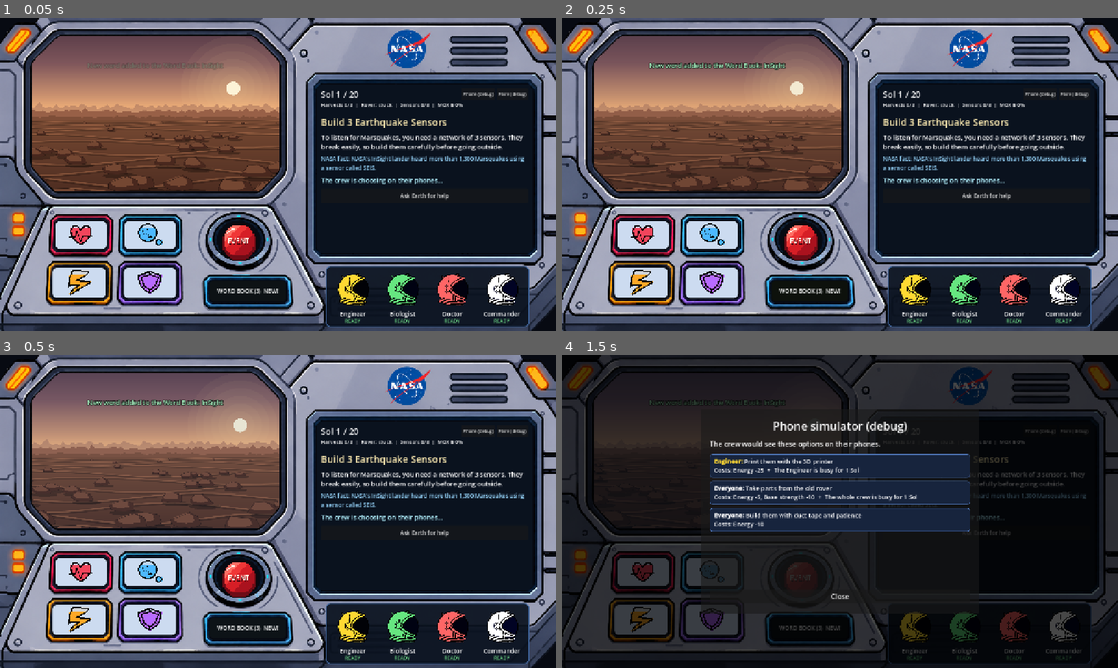
Above: before the commit, frames 1-4 (two rows, left to right).
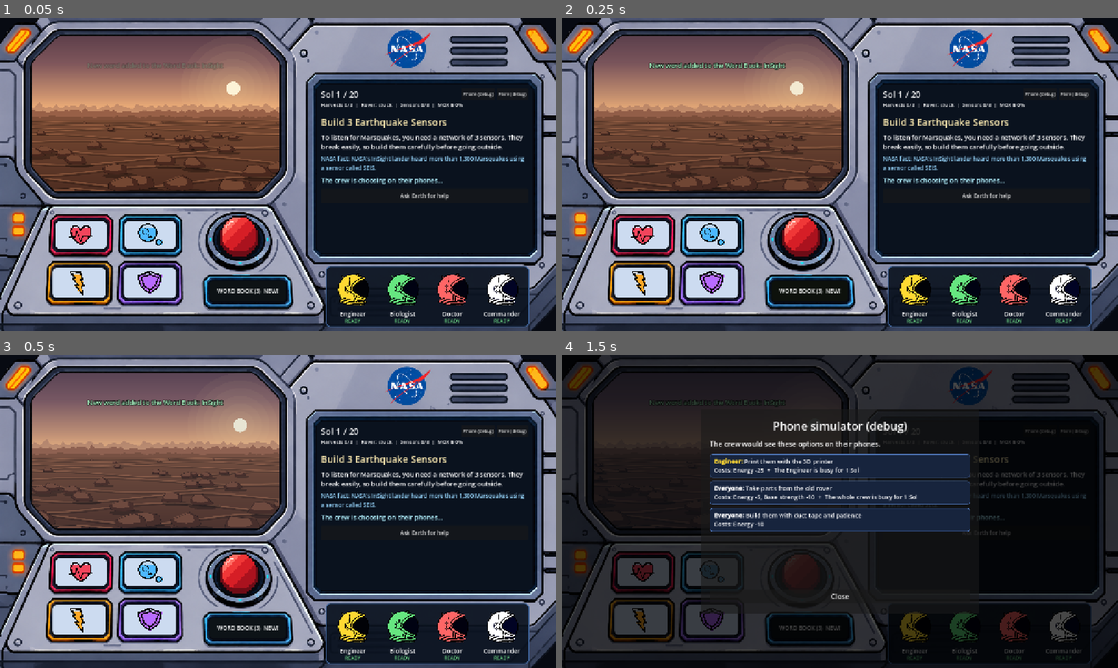
Above: after the commit, the same moments.

Repository: a930853/NasaHackaton_2026
Game: Godot game, scene res://Scenes/Gameplay.tscn
Two runs of this game, one before a commit and one after it. Both use one fixed random seed, a clock stepped at 60 frames per second and the inputs below. This scene is started directly instead of the project's main scene.
Inputs:
- Up to frame 1 (0.05 s): no input
- Up to frame 2 (0.25 s): no input
- Up to frame 3 (0.5 s): no input
- Up to frame 4 (1.5 s): click "Phone (debug)" at 0.5 s; click "Flare (debug)" at 1.25 s

The runs differ from the first frame. In frame 1, 0.7% of the frame differs, in the area x 12-47%, y 63-89%; in frame 2, 0.7%; in frame 3, 0.7%; in frame 4, 0.3%.

Commit message:
CAmbio de UI gameplay

Diff:
--- a/game/Scenes/MainUI.tscn
+++ b/game/Scenes/MainUI.tscn
@@ -1,17 +1,10 @@
-[gd_scene format=3]
-
-[ext_resource type="Script" path="res://Scripts/main_ui.gd" id="1_mainui"]
-[ext_resource type="Script" path="res://Scripts/mars_view.gd" id="2_mars"]
-[ext_resource type="Script" path="res://Scripts/glossary_view.gd" id="3_glossary"]
-[ext_resource type="Texture2D" path="res://Images/hud_frame.png" id="4_frame"]
-[ext_resource type="Script" path="res://Scripts/crew_panel.gd" id="6_crew"]
-[ext_resource type="LabelSettings" uid="uid://d4nqt6gbcthqp" path="res://TextFonts/Subtitulo.tres" id="5_title"]
-
-[sub_resource type="StyleBoxFlat" id="StyleBoxFlat_dim"]
-bg_color = Color(0, 0, 0, 0.58)
-
-[sub_resource type="StyleBoxFlat" id="StyleBoxFlat_screen"]
-bg_color = Color(0.04, 0.07, 0.12, 1)
+[gd_scene format=3 uid="uid://cn3cpbs4gnocq"]
+
+[ext_resource type="Script" uid="uid://dbpkvyd54kwe7" path="res://Scripts/main_ui.gd" id="1_mainui"]
+[ext_resource type="Script" uid="uid://688gxm70ml8u" path="res://Scripts/mars_view.gd" id="2_mars"]
+[ext_resource type="Script" uid="uid://d4nu4h30kcwew" path="res://Scripts/glossary_view.gd" id="3_glossary"]
+[ext_resource type="Texture2D" uid="uid://c4s1oejvjm10u" path="res://Images/hud_frame.png" id="4_frame"]
+[ext_resource type="Script" uid="uid://e5c8bk6rssqt" path="res://Scripts/crew_panel.gd" id="6_crew"]
 
 [sub_resource type="LabelSettings" id="LabelSettings_timer"]
 font_size = 26
@@ -25,7 +18,10 @@
 outline_size = 5
 outline_color = Color(0, 0, 0, 1)
 
-[node name="MainUI" type="Control"]
+[sub_resource type="StyleBoxFlat" id="StyleBoxFlat_screen"]
+bg_color = Color(0.04, 0.07, 0.12, 1)
+
+[node name="MainUI" type="Control" unique_id=83195144]
 layout_mode = 3
 anchors_preset = 15
 anchor_right = 1.0
@@ -34,7 +30,7 @@
 grow_vertical = 2
 script = ExtResource("1_mainui")
 
-[node name="Backdrop" type="ColorRect" parent="."]
+[node name="Backdrop" type="ColorRect" parent="." unique_id=1948162967]
 layout_mode = 1
 anchors_preset = 15
 anchor_right = 1.0
@@ -44,15 +40,14 @@
 mouse_filter = 2
 color = Color(0.03, 0.04, 0.07, 1)
 
-[node name="MarsWindow" type="Control" parent="."]
+[node name="MarsWindow" type="Control" parent="." unique_id=1202045743]
 unique_name_in_owner = true
 layout_mode = 1
 anchors_preset = 0
 mouse_filter = 2
 script = ExtResource("2_mars")
 
-
-[node name="TimerLabel" type="Label" parent="MarsWindow"]
+[node name="TimerLabel" type="Label" parent="MarsWindow" unique_id=1221123442]
 unique_name_in_owner = true
 visible = false
 layout_mode = 1
@@ -64,12 +59,11 @@
 offset_right = 160.0
 offset_bottom = 50.0
 grow_horizontal = 2
-mouse_filter = 2
 text = "Hurry up! 20 s"
 label_settings = SubResource("LabelSettings_timer")
 horizontal_alignment = 1
 
-[node name="ToastLabel" type="Label" parent="MarsWindow"]
+[node name="ToastLabel" type="Label" parent="MarsWindow" unique_id=990562342]
 unique_name_in_owner = true
 layout_mode = 1
 anchors_preset = 10
@@ -77,72 +71,64 @@
 offset_top = 56.0
 offset_bottom = 84.0
 grow_horizontal = 2
-mouse_filter = 2
 text = "New word"
 label_settings = SubResource("LabelSettings_toast")
 horizontal_alignment = 1
 autowrap_mode = 3
 
-[node name="RightScreen" type="PanelContainer" parent="."]
-unique_name_in_owner = true
-layout_mode = 1
-anchors_preset = 0
+[node name="RightScreen" type="PanelContainer" parent="." unique_id=122116086]
+unique_name_in_owner = true
+layout_mode = 1
 theme_override_styles/panel = SubResource("StyleBoxFlat_screen")
 
-[node name="ScreenMargin" type="MarginContainer" parent="RightScreen"]
+[node name="ScreenMargin" type="MarginContainer" parent="RightScreen" unique_id=464917084]
 layout_mode = 2
 theme_override_constants/margin_left = 10
 theme_override_constants/margin_top = 8
 theme_override_constants/margin_right = 10
 theme_override_constants/margin_bottom = 8
 
-[node name="ScreenVBox" type="VBoxContainer" parent="RightScreen/ScreenMargin"]
+[node name="ScreenVBox" type="VBoxContainer" parent="RightScreen/ScreenMargin" unique_id=619240354]
 layout_mode = 2
 theme_override_constants/separation = 6
 
-[node name="Header" type="VBoxContainer" parent="RightScreen/ScreenMargin/ScreenVBox"]
+[node name="Header" type="VBoxContainer" parent="RightScreen/ScreenMargin/ScreenVBox" unique_id=1625351163]
 layout_mode = 2
 theme_override_constants/separation = 2
 
-[node name="HeaderRow" type="HBoxContainer" parent="RightScreen/ScreenMargin/ScreenVBox/Header"]
+[node name="HeaderRow" type="HBoxContainer" parent="RightScreen/ScreenMargin/ScreenVBox/Header" unique_id=1640983191]
 layout_mode = 2
 theme_override_constants/separation = 4
 
-[node name="SolLabel" type="Label" parent="RightScreen/ScreenMargin/ScreenVBox/Header/HeaderRow"]
+[node name="SolLabel" type="Label" parent="RightScreen/ScreenMargin/ScreenVBox/Header/HeaderRow" unique_id=425113448]
 unique_name_in_owner = true
 layout_mode = 2
 size_flags_horizontal = 3
 theme_override_font_sizes/font_size = 20
 text = "Sol 1 / 20"
 
-
-[node name="DebugOptionsButton" type="Button" parent="RightScreen/ScreenMargin/ScreenVBox/Header/HeaderRow"]
+[node name="DebugOptionsButton" type="Button" parent="RightScreen/ScreenMargin/ScreenVBox/Header/HeaderRow" unique_id=1072151615]
 unique_name_in_owner = true
 layout_mode = 2
 focus_mode = 0
 theme_override_font_sizes/font_size = 10
 text = "Phone (debug)"
 
-
-
-
-[node name="DebugFlareButton" type="Button" parent="RightScreen/ScreenMargin/ScreenVBox/Header/HeaderRow"]
+[node name="DebugFlareButton" type="Button" parent="RightScreen/ScreenMargin/ScreenVBox/Header/HeaderRow" unique_id=1043366535]
 unique_name_in_owner = true
 layout_mode = 2
 focus_mode = 0
 theme_override_font_sizes/font_size = 10
 text = "Flare (debug)"
 
-
-[node name="ObjectivesLabel" type="Label" parent="RightScreen/ScreenMargin/ScreenVBox/Header"]
+[node name="ObjectivesLabel" type="Label" parent="RightScreen/ScreenMargin/ScreenVBox/Header" unique_id=1480831685]
 unique_name_in_owner = true
 layout_mode = 2
 theme_override_font_sizes/font_size = 12
 text = "Goals"
 autowrap_mode = 3
 
-
-[node name="ConditionsLabel" type="Label" parent="RightScreen/ScreenMargin/ScreenVBox/Header"]
+[node name="ConditionsLabel" type="Label" parent="RightScreen/ScreenMargin/ScreenVBox/Header" unique_id=528163909]
 unique_name_in_owner = true
 visible = false
 layout_mode = 2
@@ -151,25 +137,24 @@
 text = "Problems"
 autowrap_mode = 3
 
-
-[node name="HeaderLine" type="HSeparator" parent="RightScreen/ScreenMargin/ScreenVBox"]
-layout_mode = 2
-
-[node name="Views" type="MarginContainer" parent="RightScreen/ScreenMargin/ScreenVBox"]
+[node name="HeaderLine" type="HSeparator" parent="RightScreen/ScreenMargin/ScreenVBox" unique_id=67955704]
+layout_mode = 2
+
+[node name="Views" type="MarginContainer" parent="RightScreen/ScreenMargin/ScreenVBox" unique_id=1706851565]
 layout_mode = 2
 size_flags_vertical = 3
 
-[node name="DecisionsView" type="ScrollContainer" parent="RightScreen/ScreenMargin/ScreenVBox/Views"]
+[node name="DecisionsView" type="ScrollContainer" parent="RightScreen/ScreenMargin/ScreenVBox/Views" unique_id=132587599]
 unique_name_in_owner = true
 layout_mode = 2
 horizontal_scroll_mode = 0
 
-[node name="DecisionsVBox" type="VBoxContainer" parent="RightScreen/ScreenMargin/ScreenVBox/Views/DecisionsView"]
+[node name="DecisionsVBox" type="VBoxContainer" parent="RightScreen/ScreenMargin/ScreenVBox/Views/DecisionsView" unique_id=1586905563]
 layout_mode = 2
 size_flags_horizontal = 3
 theme_override_constants/separation = 8
 
-[node name="SummaryLabel" type="Label" parent="RightScreen/ScreenMargin/ScreenVBox/Views/DecisionsView/DecisionsVBox"]
+[node name="SummaryLabel" type="Label" parent="RightScreen/ScreenMargin/ScreenVBox/Views/DecisionsView/DecisionsVBox" unique_id=164855305]
 unique_name_in_owner = true
 visible = false
 layout_mode = 2
@@ -178,7 +163,7 @@
 text = "Morning news"
 autowrap_mode = 3
 
-[node name="TitleLabel" type="Label" parent="RightScreen/ScreenMargin/ScreenVBox/Views/DecisionsView/DecisionsVBox"]
+[node name="TitleLabel" type="Label" parent="RightScreen/ScreenMargin/ScreenVBox/Views/DecisionsView/DecisionsVBox" unique_id=1377114640]
 unique_name_in_owner = true
 layout_mode = 2
 theme_override_colors/font_color = Color(1, 0.93, 0.7, 1)
@@ -186,7 +171,7 @@
 text = "Event title"
 autowrap_mode = 3
 
-[node name="DescriptionLabel" type="RichTextLabel" parent="RightScreen/ScreenMargin/ScreenVBox/Views/DecisionsView/DecisionsVBox"]
+[node name="DescriptionLabel" type="RichTextLabel" parent="RightScreen/ScreenMargin/ScreenVBox/Views/DecisionsView/DecisionsVBox" unique_id=1378843001]
 unique_name_in_owner = true
 layout_mode = 2
 theme_override_font_sizes/normal_font_size = 15
@@ -196,7 +181,7 @@
 fit_content = true
 scroll_active = false
 
-[node name="NasaFactLabel" type="Label" parent="RightScreen/ScreenMargin/ScreenVBox/Views/DecisionsView/DecisionsVBox"]
+[node name="NasaFactLabel" type="Label" parent="RightScreen/ScreenMargin/ScreenVBox/Views/DecisionsView/DecisionsVBox" unique_id=1349403788]
 unique_name_in_owner = true
 layout_mode = 2
 theme_override_colors/font_color = Color(0.6, 0.85, 1, 1)
@@ -204,7 +189,7 @@
 text = "NASA fact"
 autowrap_mode = 3
 
-[node name="HintLabel" type="Label" parent="RightScreen/ScreenMargin/ScreenVBox/Views/DecisionsView/DecisionsVBox"]
+[node name="HintLabel" type="Label" parent="RightScreen/ScreenMargin/ScreenVBox/Views/DecisionsView/DecisionsVBox" unique_id=775744673]
 unique_name_in_owner = true
 visible = false
 layout_mode = 2
@@ -213,7 +198,7 @@
 text = "Hint from Earth"
 autowrap_mode = 3
 
-[node name="WaitingLabel" type="Label" parent="RightScreen/ScreenMargin/ScreenVBox/Views/DecisionsView/DecisionsVBox"]
+[node name="WaitingLabel" type="Label" parent="RightScreen/ScreenMargin/ScreenVBox/Views/DecisionsView/DecisionsVBox" unique_id=1718566714]
 unique_name_in_owner = true
 layout_mode = 2
 theme_override_colors/font_color = Color(0.7, 0.95, 1, 1)
@@ -221,7 +206,7 @@
 text = "The crew is choosing on their phones..."
 autowrap_mode = 3
 
-[node name="FeedbackLabel" type="RichTextLabel" parent="RightScreen/ScreenMargin/ScreenVBox/Views/DecisionsView/DecisionsVBox"]
+[node name="FeedbackLabel" type="RichTextLabel" parent="RightScreen/ScreenMargin/ScreenVBox/Views/DecisionsView/DecisionsVBox" unique_id=1532560419]
 unique_name_in_owner = true
 visible = false
 layout_mode = 2
@@ -232,52 +217,52 @@
 fit_content = true
 scroll_active = false
 
-[node name="ContinueButton" type="Button" parent="RightScreen/ScreenMargin/ScreenVBox/Views/DecisionsView/DecisionsVBox"]
+[node name="ContinueButton" type="Button" parent="RightScreen/ScreenMargin/ScreenVBox/Views/DecisionsView/DecisionsVBox" unique_id=1721989252]
 unique_name_in_owner = true
 visible = false
 custom_minimum_size = Vector2(0, 44)
 layout_mode = 2
 text = "Continue"
 
-[node name="EarthHelpButton" type="Button" parent="RightScreen/ScreenMargin/ScreenVBox/Views/DecisionsView/DecisionsVBox"]
+[node name="EarthHelpButton" type="Button" parent="RightScreen/ScreenMargin/ScreenVBox/Views/DecisionsView/DecisionsVBox" unique_id=1935442003]
 unique_name_in_owner = true
 custom_minimum_size = Vector2(0, 34)
 layout_mode = 2
 theme_override_font_sizes/font_size = 13
 text = "Ask Earth for help"
 
-[node name="StatView" type="VBoxContainer" parent="RightScreen/ScreenMargin/ScreenVBox/Views"]
+[node name="StatView" type="VBoxContainer" parent="RightScreen/ScreenMargin/ScreenVBox/Views" unique_id=280209087]
 unique_name_in_owner = true
 visible = false
 layout_mode = 2
 theme_override_constants/separation = 6
 
-[node name="StatTitle" type="Label" parent="RightScreen/ScreenMargin/ScreenVBox/Views/StatView"]
+[node name="StatTitle" type="Label" parent="RightScreen/ScreenMargin/ScreenVBox/Views/StatView" unique_id=1937536553]
 unique_name_in_owner = true
 layout_mode = 2
 theme_override_font_sizes/font_size = 26
 text = "HEALTH"
 
-[node name="StatValue" type="Label" parent="RightScreen/ScreenMargin/ScreenVBox/Views/StatView"]
+[node name="StatValue" type="Label" parent="RightScreen/ScreenMargin/ScreenVBox/Views/StatView" unique_id=1218312193]
 unique_name_in_owner = true
 layout_mode = 2
 theme_override_font_sizes/font_size = 38
 text = "80 / 100"
 
-[node name="StatBar" type="ProgressBar" parent="RightScreen/ScreenMargin/ScreenVBox/Views/StatView"]
+[node name="StatBar" type="ProgressBar" parent="RightScreen/ScreenMargin/ScreenVBox/Views/StatView" unique_id=207596520]
 unique_name_in_owner = true
 custom_minimum_size = Vector2(0, 18)
 layout_mode = 2
 show_percentage = false
 
-[node name="StatDescription" type="Label" parent="RightScreen/ScreenMargin/ScreenVBox/Views/StatView"]
+[node name="StatDescription" type="Label" parent="RightScreen/ScreenMargin/ScreenVBox/Views/StatView" unique_id=1739268163]
 unique_name_in_owner = true
 layout_mode = 2
 theme_override_font_sizes/font_size = 14
 text = "Description"
 autowrap_mode = 3
 
-[node name="StatEffects" type="RichTextLabel" parent="RightScreen/ScreenMargin/ScreenVBox/Views/StatView"]
+[node name="StatEffects" type="RichTextLabel" parent="RightScreen/ScreenMargin/ScreenVBox/Views/StatView" unique_id=1476485055]
 unique_name_in_owner = true
 layout_mode = 2
 theme_override_font_sizes/normal_font_size = 14
@@ -287,7 +272,7 @@
 fit_content = true
 scroll_active = false
 
-[node name="StatHistory" type="RichTextLabel" parent="RightScreen/ScreenMargin/ScreenVBox/Views/StatView"]
+[node name="StatHistory" type="RichTextLabel" parent="RightScreen/ScreenMargin/ScreenVBox/Views/StatView" unique_id=74889304]
 unique_name_in_owner = true
 layout_mode = 2
 size_flags_vertical = 3
@@ -296,13 +281,13 @@
 bbcode_enabled = true
 text = "What changed it"
 
-[node name="GlossaryView" type="HBoxContainer" parent="RightScreen/ScreenMargin/ScreenVBox/Views"]
+[node name="GlossaryView" type="HBoxContainer" parent="RightScreen/ScreenMargin/ScreenVBox/Views" unique_id=700133772]
 unique_name_in_owner = true
 visible = false
 layout_mode = 2
 script = ExtResource("3_glossary")
 
-[node name="Frame" type="TextureRect" parent="."]
+[node name="Frame" type="TextureRect" parent="." unique_id=1429332865]
 layout_mode = 1
 anchors_preset = 15
 anchor_right = 1.0
@@ -313,38 +298,31 @@
 texture = ExtResource("4_frame")
 expand_mode = 1
 
-[node name="CrewPanel" type="PanelContainer" parent="."]
-unique_name_in_owner = true
-layout_mode = 1
-anchors_preset = 0
+[node name="CrewPanel" type="PanelContainer" parent="." unique_id=859770511]
+unique_name_in_owner = true
+layout_mode = 1
 script = ExtResource("6_crew")
 
-[node name="HealthButton" type="Button" parent="."]
-unique_name_in_owner = true
-layout_mode = 1
-anchors_preset = 0
-
-[node name="OxygenButton" type="Button" parent="."]
-unique_name_in_owner = true
-layout_mode = 1
-anchors_preset = 0
-
-[node name="EnergyButton" type="Button" parent="."]
-unique_name_in_owner = true
-layout_mode = 1
-anchors_preset = 0
-
-[node name="IntegrityButton" type="Button" parent="."]
-unique_name_in_owner = true
-layout_mode = 1
-anchors_preset = 0
-
-[node name="DecideButton" type="Button" parent="."]
-unique_name_in_owner = true
-layout_mode = 1
-anchors_preset = 0
-
-[node name="WordsButton" type="Button" parent="."]
-unique_name_in_owner = true
-layout_mode = 1
-anchors_preset = 0
+[node name="HealthButton" type="Button" parent="." unique_id=680170917]
+unique_name_in_owner = true
+layout_mode = 1
+
+[node name="OxygenButton" type="Button" parent="." unique_id=648080561]
+unique_name_in_owner = true
+layout_mode = 1
+
+[node name="EnergyButton" type="Button" parent="." unique_id=1107667519]
+unique_name_in_owner = true
+layout_mode = 1
+
+[node name="IntegrityButton" type="Button" parent="." unique_id=726785595]
+unique_name_in_owner = true
+layout_mode = 1
+
+[node name="DecideButton" type="Button" parent="." unique_id=1053791032]
+unique_name_in_owner = true
+layout_mode = 1
+
+[node name="WordsButton" type="Button" parent="." unique_id=240832141]
+unique_name_in_owner = true
+layout_mode = 1
--- a/game/Scripts/event_button_face.gd
+++ b/game/Scripts/event_button_face.gd
@@ -8,9 +8,8 @@
 const ART_NORMAL: String = "res://Images/Evento.png"
 const ART_PRESSED: String = "res://Images/Evento_pulsado.png"
 const ART_PIXELS: float = 32.0              # lado del pixel art original
-const GROW: float = 1.3                     # cuánto más grande que el botón se dibuja
+const GROW: float = 1.4                     # cuánto más grande que el botón se dibuja
 const HOVER_TINT: Color = Color(1.15, 1.1, 1.1)
-const LABEL: String = "EVENT"
 const LABEL_COLOR: Color = Color(1.0, 0.95, 0.9)
 const LABEL_SHADOW: Color = Color(0.25, 0.02, 0.05)
 const FALLBACK_RED: Color = Color(0.84, 0.12, 0.15)
@@ -69,13 +68,6 @@
 		# Si la imagen aún no está importada, un círculo rojo evita dejar un hueco.
 		draw_circle(box.get_center(), side * 0.38, FALLBACK_RED)
 
-	# Etiqueta sobre la tapa del botón
-	var font: Font = ThemeDB.fallback_font
-	var font_size: int = clampi(int(side * 0.16), 11, 28)
-	var label_y: float = box.position.y + (17.0 if pressed else 15.0) * unit + float(font_size) * 0.4
-	draw_string(font, Vector2(1.0, label_y + 1.0), LABEL, HORIZONTAL_ALIGNMENT_CENTER, size.x, font_size, LABEL_SHADOW)
-	draw_string(font, Vector2(0.0, label_y), LABEL, HORIZONTAL_ALIGNMENT_CENTER, size.x, font_size, LABEL_COLOR)
-
 	if alert:
 		_draw_exclamation(box, unit)
 
--- a/game/Scripts/main_ui.gd
+++ b/game/Scripts/main_ui.gd
@@ -24,7 +24,7 @@
 	"oxygen": Rect2(375, 605, 158, 88),
 	"energy": Rect2(157, 745, 165, 93),
 	"integrity": Rect2(372, 745, 162, 94),
-	"decide": Rect2(657, 608, 128, 110),
+	"decide": Rect2(656, 590, 128, 110),
 	"words": Rect2(632, 785, 234, 64),
 	"crew": Rect2(985, 742, 615, 182),
 }
@@ -194,7 +194,7 @@
 	_place(oxygen_button, (HUD_RECTS["oxygen"] as Rect2).grow(-BUTTON_INSET))
 	_place(energy_button, (HUD_RECTS["energy"] as Rect2).grow(-BUTTON_INSET))
 	_place(integrity_button, (HUD_RECTS["integrity"] as Rect2).grow(-BUTTON_INSET))
-	_place(decide_button, (HUD_RECTS["decide"] as Rect2).grow(-BUTTON_INSET))
+	_place(decide_button, HUD_RECTS["decide"])
 	_place(words_button, (HUD_RECTS["words"] as Rect2).grow(-BUTTON_INSET))
 	_place(crew_panel, HUD_RECTS["crew"])
 
@@ -233,6 +233,7 @@
 	decide_button.button_group = group
 	decide_button.pressed.connect(_show_view.bind(View.DECISIONS))
 	_event_face = EventButtonFace.new()
+	_event_face.set_anchors_preset(Control.PRESET_FULL_RECT)
 	decide_button.add_child(_event_face)
 
 	_style_hud_button(words_button, Color(0.35, 0.7, 1.0), 8)
Binary file changed: game/Images/Energia.png
Binary file changed: game/Images/Oxigeno.png
